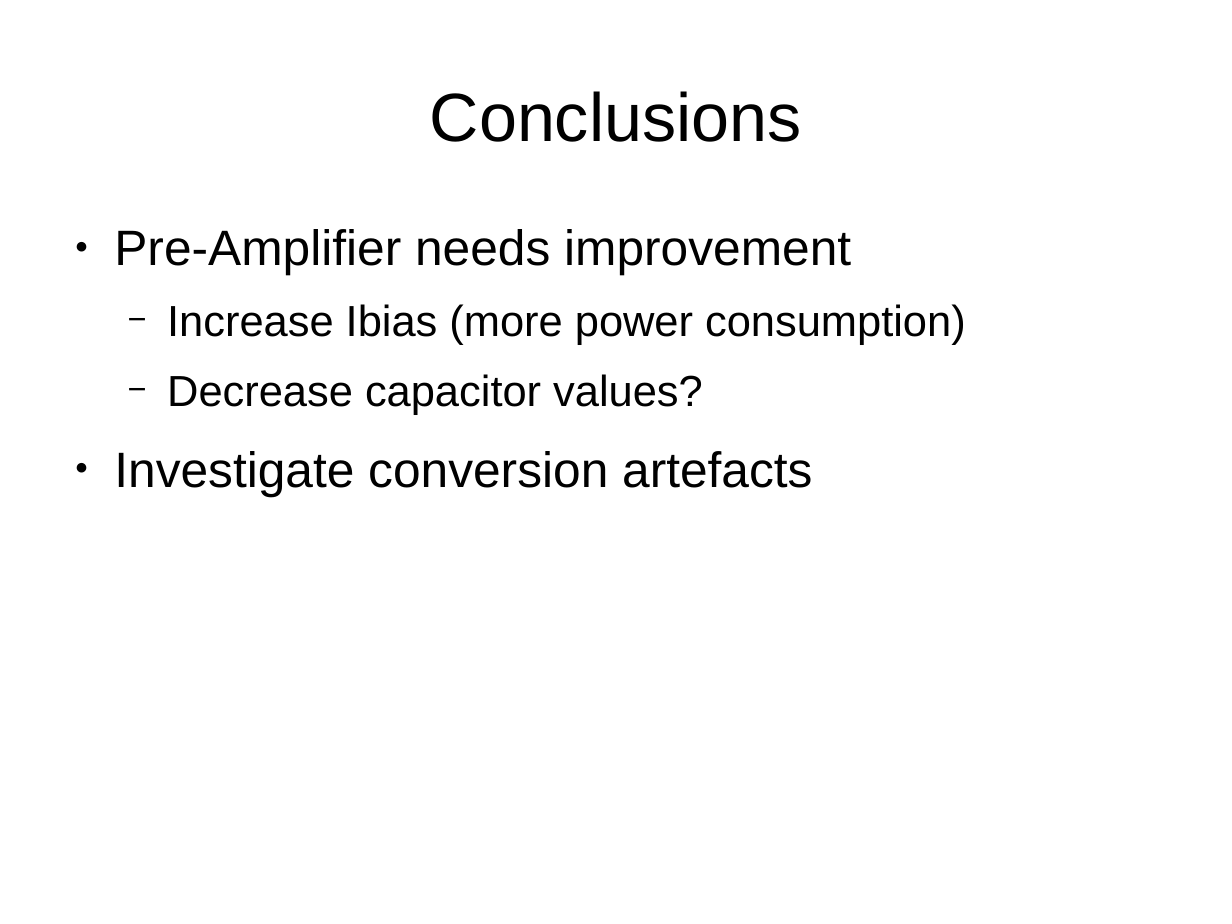
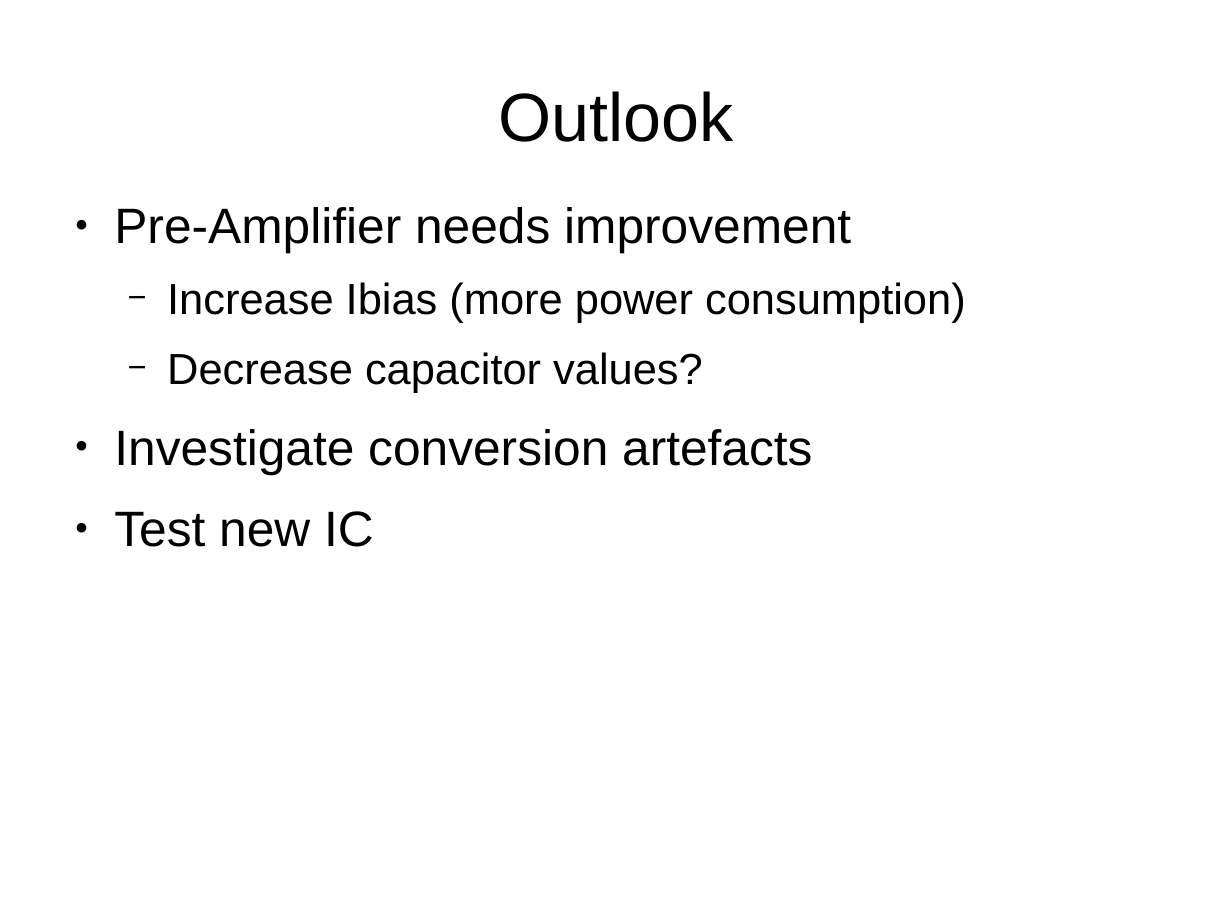
Before and after one commit to alpenwasser/pro5E, a slide deck: slide 33 of presentation/presentation.odp. Drawn at 1232x924 pixels with LibreOffice and Linux fonts; fonts in the diff are those of the drawing. Boxes give left, top, right and bottom in pixels: in the first picture for what was removed or moved away, otherwise in the second. Text is boxed around its words. In the diff, an @@ line names an element or a change of style, - is before the commit and + after.

```diff
--- a/presentation/presentation.odp
+++ b/presentation/presentation.odp
@@ title at [498,91,733,142]: text changed @@
-Conclusions
+Outlook
@@ text "Pre-Amplifier needs improvement": place and size @@
-text "Pre-Amplifier needs improvement" at [114,229,966,496]
+text "Pre-Amplifier needs improvement" at [114,207,966,547]
@@ text at [114,511,374,547]: paragraph added @@
+● Test new IC
```
Also in this commit, not shown: 1 other slide changed, 8 other files.
